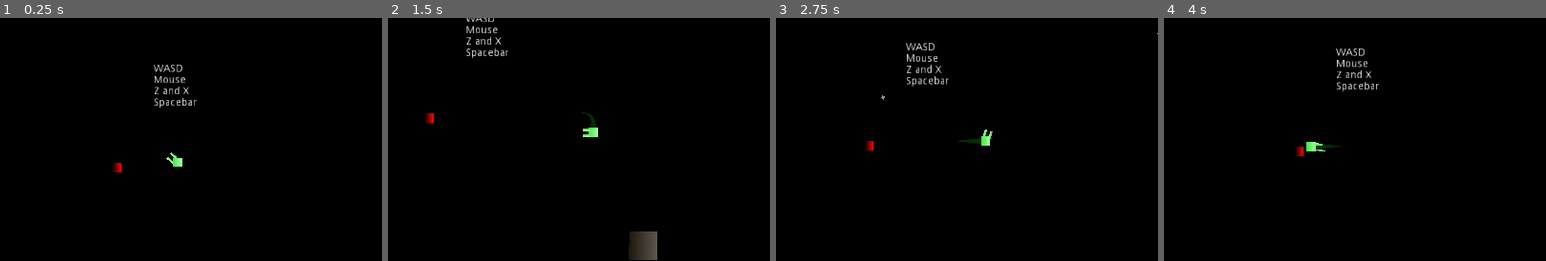
Above: before the commit, frames 1-4 (left to right).
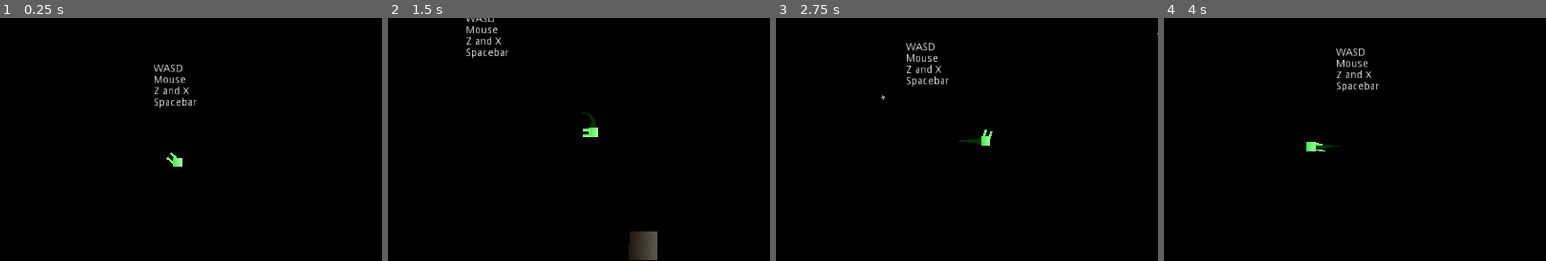
Above: after the commit, the same moments.

Repository: jrcamelo/Godot-SuperRogue
Game: Godot game, scene res://Test1.tscn
Two runs of this game, one before a commit and one after it. Both use one fixed random seed, a clock stepped at 60 frames per second and the inputs below. The engine's default icon, where the game draws it, is replaced by a stand-in: a white triangle on a blue panel in a dark square.
Inputs (mouse positions are % of the whole screen's width and height, from its top left):
- Up to frame 1 (0.25 s): no input
- Up to frame 2 (1.5 s): move the mouse to (72, 47) at 0.52 s; hold D (move_right) 0.53-1.28 s; tap R (r) at 0.6 s; tap V (v) at 0.8, 1.35 s; move the mouse to (30, 57) at 1.27 s; hold S (move_down) from 1.28 s (still down)
- Up to frame 3 (2.75 s): tap X (x) at 1.55, 2.1 s; move the mouse to (60, 29) at 2.02 s; release S (move_down) at 2.03 s; hold D (move_right) from 2.03 s (still down); tap R (r) at 2.3 s
- Up to frame 4 (4 s): move the mouse to (45, 73) at 2.77 s; release D (move_right) at 2.78 s; hold W (move_up) 2.78-3.53 s; click (45, 73) at 2.85 s; tap V (v) at 3.05 s; move the mouse to (80, 68) at 3.52 s; hold A (move_left) from 3.53 s (still down); tap R (r) at 3.6 s; tap X (x) at 3.8 s
The pictures show only the part of the screen within x 27-77%, y 33-83%; the shares and areas given below are measured in that part.

The runs differ from the first frame. In frame 1, less than 0.1% of the frame differs, in the area x 29-32%, y 59-64%; in frame 2, less than 0.1%, in the area x 9-12%, y 39-44%; in frame 3, less than 0.1%; in frame 4, less than 0.1%.

Commit message:
Change player color when hit, health to 5

Diff:
--- a/Project/Scenes/Player.gd
+++ b/Project/Scenes/Player.gd
@@ -92,9 +92,14 @@
 		WeaponRight.queue_free()
 	WeaponRight = new_weapon
 
+var colors := [Color.red, Color.black, Color.darkgreen, Color.green]
 func was_hit(damage):
 	if not invincible:
-		restart()
+		print(damage)
+		health -= damage
+		$Body.texture.gradient.set_color(1, colors[health-1])
+		if health <= 0:
+			restart()
 
 func restart():
 	get_tree().reload_current_scene()
--- a/Project/Test1.tscn
+++ b/Project/Test1.tscn
@@ -1,11 +1,10 @@
-[gd_scene load_steps=12 format=2]
+[gd_scene load_steps=11 format=2]
 
 [ext_resource path="res://Scenes/Player.tscn" type="PackedScene" id=1]
 [ext_resource path="res://Scripts/Camera2D.gd" type="Script" id=2]
 [ext_resource path="res://Scenes/Enemy.tscn" type="PackedScene" id=3]
 [ext_resource path="res://Scripts/Emitter.gd" type="Script" id=4]
 [ext_resource path="res://NewEnemy.tscn" type="PackedScene" id=5]
-[ext_resource path="res://Character.tscn" type="PackedScene" id=6]
 [ext_resource path="res://StarBackground.tscn" type="PackedScene" id=7]
 [ext_resource path="res://Test1.gd" type="Script" id=8]
 
@@ -106,6 +105,3 @@
 
 [node name="Character" parent="Emitter" instance=ExtResource( 5 )]
 position = Vector2( 0, -944 )
-
-[node name="Character" parent="." instance=ExtResource( 6 )]
-position = Vector2( -128, 256 )
Not shown: 1 places in Project/Bodies/NormalBody.tscn that only renumber resources
Not shown, changed: index.pck
